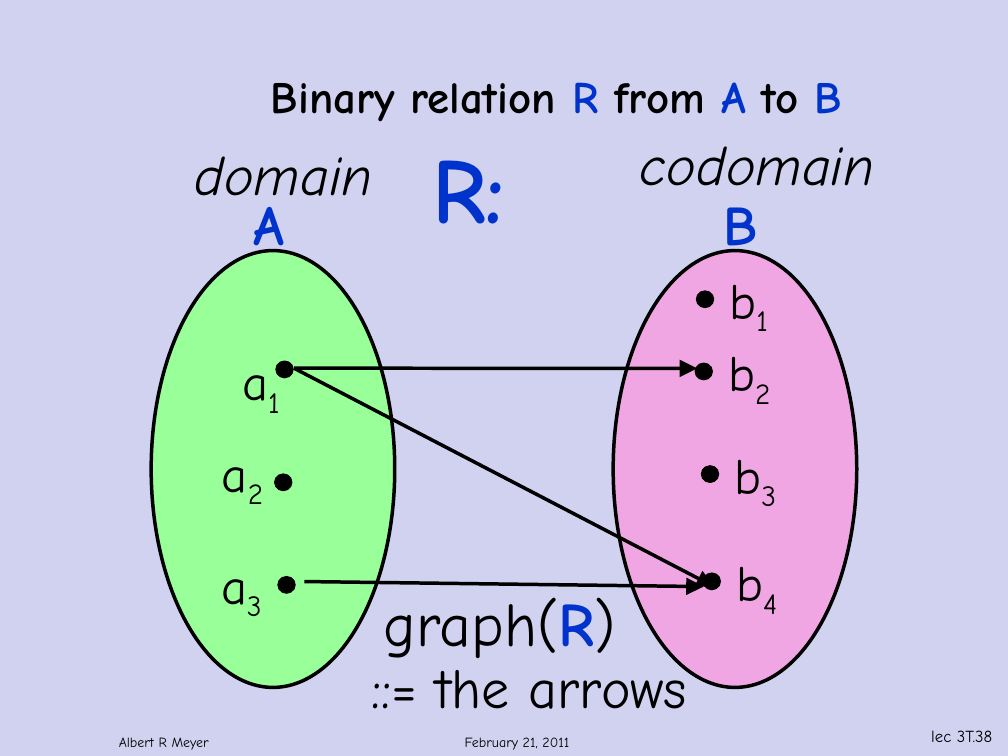
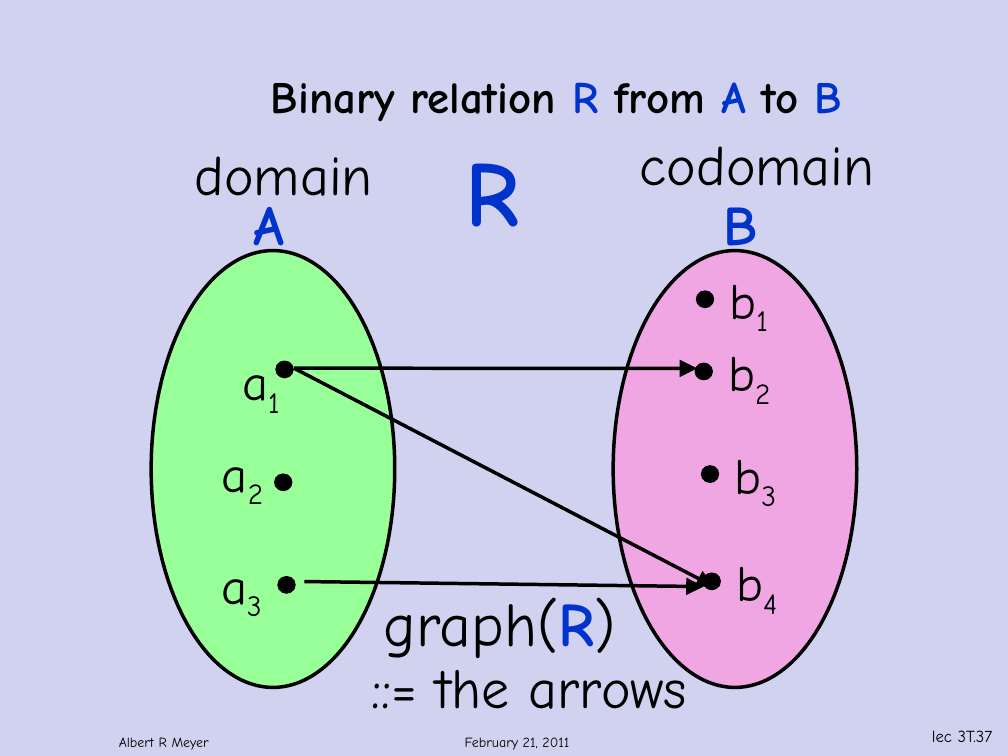
Before and after one commit to armeyer/mcs_web, a slide deck: slide 37 of spring12/slidesS12/relations.pptx (slide 38 before the commit). Drawn at 1008x756 pixels with LibreOffice and Linux fonts; fonts in the diff are those of the drawing; background and template pictures are left out. Boxes give left, top, right and bottom in pixels: in the first picture for what was removed or moved away, otherwise in the second. Text is boxed around its words. In the diff, an @@ line names an element or a change of style, - is before the commit and + after.

```diff
--- a/spring12/slidesS12/relations.pptx
+++ b/spring12/slidesS12/relations.pptx
@@ text "domain" at box(195, 156, 373, 213): italic off @@
@@ text "codomain" at box(640, 146, 875, 186): italic off @@
@@ text at box(466, 163, 520, 227): text changed @@
-R:
+R
@@ page number at box(932, 730, 993, 742): text changed @@
-lec 3T.38
+lec 3T.37
```
Also in this commit, not shown: 25 other slides changed, 16 slides added, 15 slides removed.
